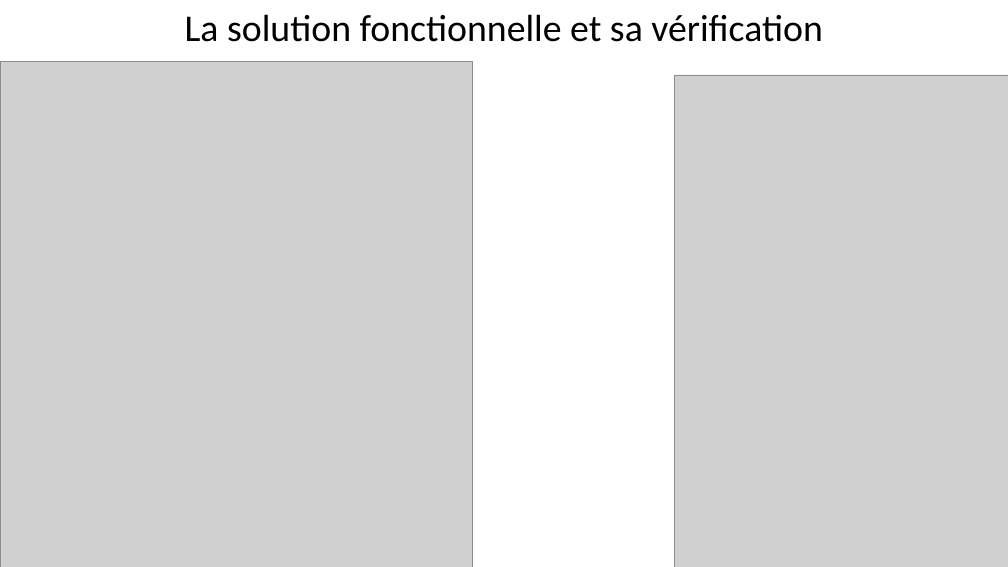
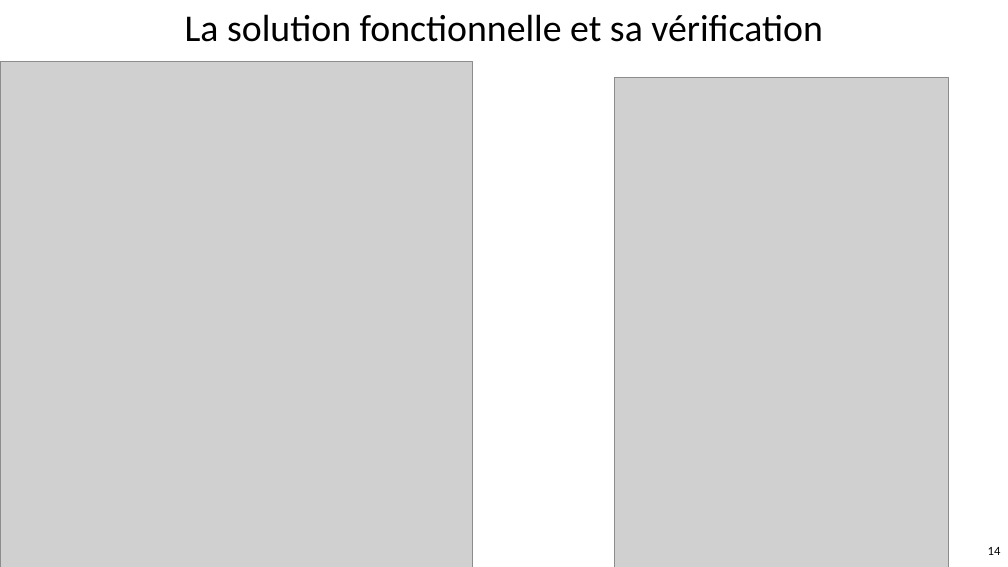
Before and after one commit to emmo78/Project_DA_Java_EN_Come_to_the_Rescue_of_a_Java_Application, a slide deck: slide 14 of PresentationOlivierMOREL.pptx (slide 13 before the commit). Drawn at 1008x567 pixels with LibreOffice and Linux fonts; fonts in the diff are those of the drawing; grey boxes stand for pictures. Boxes give left, top, right and bottom in pixels: in the first picture for what was removed or moved away, otherwise in the second. Text is boxed around its words. In the diff, an @@ line names an element or a change of style, - is before the commit and + after.

```diff
--- a/PresentationOlivierMOREL.pptx
+++ b/PresentationOlivierMOREL.pptx
@@ picture: place and size @@
-picture at <box>675,75,1008,567</box>
+picture at <box>615,77,949,567</box>
@@ page number added at <box>988,547,1001,555</box>, 12 pt, text #000000 @@
+14
```
Also in this commit, not shown: 12 other slides changed, 1 slide added, 57 other files.
